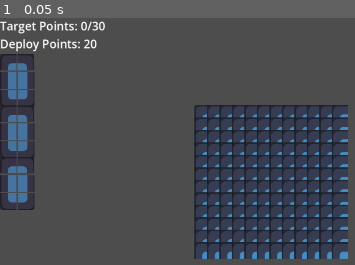
Above: before the commit, frame 1.
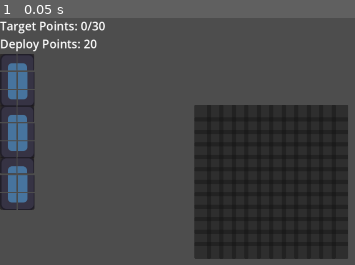
Above: after the commit, the same moment.

Repository: super-Colin/warboats
Game: Godot game, scene res://game.tscn
Two runs of this game, one before a commit and one after it. Both use one fixed random seed, a clock stepped at 60 frames per second and the inputs below. The engine's default icon, where the game draws it, is replaced by a stand-in: a white triangle on a blue panel in a dark square.
Inputs:
- Up to frame 1 (0.05 s): no input

The runs differ from the first frame. In frame 1, 21% of the frame differs, in the area x 54-99%, y 35-98%.

Commit message:
dragging to a new spot after placing works properly

Diff:
--- a/board_grid.gd
+++ b/board_grid.gd
@@ -18,6 +18,8 @@
 
 func setShipIntoGrid(ship:Node, startingCoord:Vector2):
 	print("grid - setting ship")
+	Globals.s_removeShipFromBoard.emit(ship.shipId)
+	Globals.s_clearBoardHighlights.emit()
 	for x in ship.shipShape.x:
 		var xActual =  startingCoord.x + x
 		for y in ship.shipShape.y:
--- a/grid_cell.gd
+++ b/grid_cell.gd
@@ -15,6 +15,7 @@
 
 func removeShipSprite(shipId):
 	if isShip and shipRef.shipId == shipId:
+		print("cell - clearing out ship sprite, at coords: ", coords)
 		$'.'.texture = null
 
 #@export var textureSetup:AtlasTexture:
@@ -28,8 +29,10 @@
 		return null
 	var preview = shipRef.duplicate()
 	preview.visible = true
+	preview.modulate.a = 0.6
 	set_drag_preview(preview)
-	$'.'.texture = null
+	#$'.'.texture = null
+	#Globals.s_removeShipFromBoard.emit(shipRef.shipId)
 	return shipRef
 
 
--- a/grid_cell.tscn
+++ b/grid_cell.tscn
@@ -1,11 +1,9 @@
-[gd_scene load_steps=3 format=3 uid="uid://dcei64kwnh4vv"]
+[gd_scene load_steps=2 format=3 uid="uid://dcei64kwnh4vv"]
 
 [ext_resource type="Script" path="res://grid_cell.gd" id="1_25my8"]
-[ext_resource type="Texture2D" uid="uid://cxb30gnteao3j" path="res://ship1.tres" id="1_obt2q"]
 
 [node name="GridCell" type="TextureRect"]
 custom_minimum_size = Vector2(40, 40)
-texture = ExtResource("1_obt2q")
 expand_mode = 1
 script = ExtResource("1_25my8")
 
--- a/ship.gd
+++ b/ship.gd
@@ -20,16 +20,6 @@
 	return $'.'
 
 
-#func _can_drop_data(at_position: Vector2, data: Variant) -> bool:
-	#print("cell - can drop data? : ", data)
-	#if data is Texture2D:
-		#return true
-	#return false
-
-#func _drop_data(at_position: Vector2, data: Variant) -> void:
-	#$'.'.texture = data
-
-
 
 func _notification(what: int) -> void:
 	#if what is Node.NOTIFICATION_DRAG_END:
@@ -40,9 +30,11 @@
 			if is_drag_successful():
 				print("ship - drag was successful")
 				$'.'.visible = false
+				#Globals.s_removeShipFromBoard.emit(shipId)
+
 			else:
+				print("ship - drag was NOT successful")
 				Globals.s_clearBoardHighlights.emit()
-				print("ship - drag was NOT successful")
 
 
 ## Called when the node enters the scene tree for the first time.
